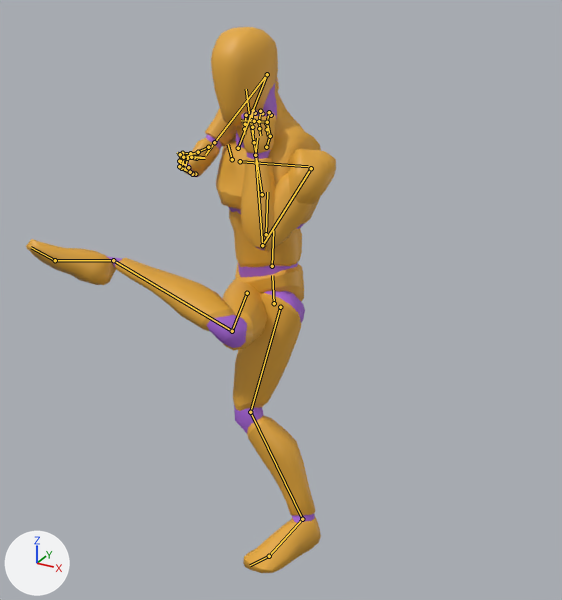
What one commit did to the glTF model public/models/quaternius/blender-kicks-core.glb.
The view is the same before and after, from a 50 mm camera at (1.199, -2.114, 1.926) aimed at (0.086, -0.09, 0.915). The lights are fixed; the arrows at lower left show +X, +Y and +Z. The first picture is the older version. Both versions are drawn at frame 14 of the action 'BF_RisingKick_R'; the numbers are the values there. The bones that change, and the others that lie on the model, are drawn over the model as lines.

In view in the first picture: 'Mannequin'.
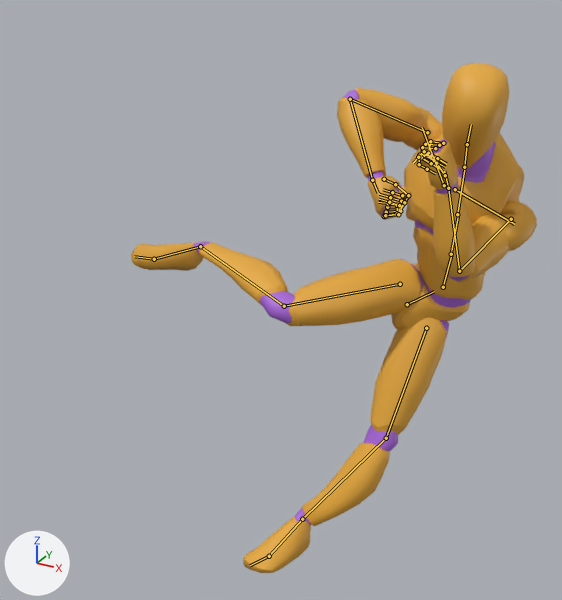
The change, as a list of edits to the scene's bpy script:
```text
Change bone_pelvis:
    where bone_pelvis = bpy.data.objects['Armature'].pose.bones['pelvis']  # child of 'root'
    bone_pelvis.location: (-0.013, -0.082, 0.03) -> (0.401, -0.122, -0.158)
    bone_pelvis.rotation_quaternion: (0.979, -0.111, -0.166, 0.042) -> (0.856, -0.189, 0.055, -0.478)  # degrees (-14, -18, 7) -> degrees (-22, -5, -57)
Change bone_spine_01:
    where bone_spine_01 = bpy.data.objects['Armature'].pose.bones['spine_01']  # child of 'pelvis'
    bone_spine_01.rotation_quaternion: (1.0, 0.0, 0.0, 0.0) -> (0.883, 0.183, -0.21, 0.377)  # degrees (0, 0, 0) -> degrees (11, -31, 43)
Change bone_spine_02:
    where bone_spine_02 = bpy.data.objects['Armature'].pose.bones['spine_02']  # child of 'spine_01'
    bone_spine_02.location: (0.013, -0.013, 0.042) -> (-0.001, -0.001, 0.006)
    bone_spine_02.rotation_quaternion: (0.996, 0.083, -0.013, 0.002) -> (0.994, 0.106, -0.013, 0.018)  # degrees (9, -1, 0) -> degrees (12, -2, 2)
Change bone_spine_03:
    where bone_spine_03 = bpy.data.objects['Armature'].pose.bones['spine_03']  # child of 'spine_02'
    bone_spine_03.location: (0.008, -0.003, 0.029) -> (0.0, 0.0, 0.006)
    bone_spine_03.rotation_quaternion: (0.992, 0.12, 0.027, -0.006) -> (0.995, 0.099, 0.007, -0.029)  # degrees (14, 3, 0) -> degrees (11, 1, -3)
Change bone_neck_01:
    where bone_neck_01 = bpy.data.objects['Armature'].pose.bones['neck_01']  # child of 'spine_03'
    bone_neck_01.rotation_quaternion: (0.995, -0.098, 0.0, 0.0) -> (0.998, -0.048, 0.041, -0.006)  # degrees (-11, 0, 0) -> degrees (-6, 5, -1)
Change bone_head:
    where bone_head = bpy.data.objects['Armature'].pose.bones['Head']  # child of 'neck_01'
    bone_head.rotation_quaternion: (0.994, 0.047, 0.096, 0.007) -> (0.968, 0.162, 0.184, -0.046)  # degrees (6, 11, 1) -> degrees (19, 22, -2)
Change bone_clavicle_l:
    where bone_clavicle_l = bpy.data.objects['Armature'].pose.bones['clavicle_l']  # child of 'spine_03'
    bone_clavicle_l.rotation_quaternion: (0.997, -0.045, -0.004, -0.055) -> (0.957, -0.266, 0.116, -0.026)  # degrees (-5, -1, -6) -> degrees (-32, 12, -7)
Change bone_upperarm_l:
    where bone_upperarm_l = bpy.data.objects['Armature'].pose.bones['upperarm_l']  # child of 'clavicle_l'
    bone_upperarm_l.rotation_quaternion: (0.659, 0.456, -0.045, -0.596) -> (0.711, 0.614, -0.178, -0.293)  # degrees (48, 29, -71) -> degrees (79, 6, -40)
Change bone_lowerarm_l:
    where bone_lowerarm_l = bpy.data.objects['Armature'].pose.bones['lowerarm_l']  # child of 'upperarm_l'
    bone_lowerarm_l.rotation_quaternion: (0.331, 0.943, 0.001, 0.027) -> (0.679, 0.73, 0.032, 0.071)  # degrees (141, -3, 1) -> degrees (94, -3, 8)
Change bone_hand_l:
    where bone_hand_l = bpy.data.objects['Armature'].pose.bones['hand_l']  # child of 'lowerarm_l'
    bone_hand_l.rotation_quaternion: (0.993, 0.115, 0.007, -0.026) -> (0.993, 0.069, 0.007, -0.09)  # degrees (13, 1, -3) -> degrees (8, 1, -10)
Change bone_clavicle_r:
    where bone_clavicle_r = bpy.data.objects['Armature'].pose.bones['clavicle_r']  # child of 'spine_03'
    bone_clavicle_r.rotation_quaternion: (0.998, -0.044, 0.007, -0.049) -> (0.965, 0.206, 0.158, -0.02)  # degrees (-5, 1, -6) -> degrees (24, 18, 2)
Change bone_upperarm_r:
    where bone_upperarm_r = bpy.data.objects['Armature'].pose.bones['upperarm_r']  # child of 'clavicle_r'
    bone_upperarm_r.rotation_quaternion: (-0.436, -0.192, -0.264, 0.838) -> (0.619, 0.202, 0.719, 0.243)  # degrees (-19, 34, -131) -> degrees (101, 52, 104)
Change bone_lowerarm_r:
    where bone_lowerarm_r = bpy.data.objects['Armature'].pose.bones['lowerarm_r']  # child of 'upperarm_r'
    bone_lowerarm_r.rotation_quaternion: (0.355, 0.924, -0.046, 0.135) -> (0.503, -0.304, -0.005, 0.809)  # degrees (138, -16, 1) -> degrees (-21, 29, 111)
Change bone_thigh_l:
    where bone_thigh_l = bpy.data.objects['Armature'].pose.bones['thigh_l']  # child of 'pelvis'
    bone_thigh_l.rotation_quaternion: (0.821, -0.061, 0.566, 0.041) -> (0.439, 0.237, 0.833, -0.239)  # degrees (-9, 69, 0) -> degrees (21, 122, -20)
Change bone_calf_l:
    where bone_calf_l = bpy.data.objects['Armature'].pose.bones['calf_l']  # child of 'thigh_l'
    bone_calf_l.rotation_quaternion: (0.941, 0.321, -0.103, 0.044) -> (0.966, -0.257, 0.041, 0.003)  # degrees (38, -13, 1) -> degrees (-30, 5, -1)
Change bone_foot_l:
    where bone_foot_l = bpy.data.objects['Armature'].pose.bones['foot_l']  # child of 'calf_l'
    bone_foot_l.rotation_quaternion: (0.886, -0.152, -0.347, -0.266) -> (0.708, 0.373, -0.323, -0.505)  # degrees (-7, -44, -31) -> degrees (59, -5, -74)
Change bone_thigh_r:
    where bone_thigh_r = bpy.data.objects['Armature'].pose.bones['thigh_r']  # child of 'pelvis'
    bone_thigh_r.rotation_quaternion: (-0.098, -0.41, -0.721, 0.55) -> (0.84, 0.0, -0.487, 0.238)  # degrees (62, 144, -37) -> degrees (-24, -55, 44)
Change bone_calf_r:
    where bone_calf_r = bpy.data.objects['Armature'].pose.bones['calf_r']  # child of 'thigh_r'
    bone_calf_r.rotation_quaternion: (0.615, 0.703, 0.215, -0.285) -> (0.82, 0.477, 0.309, -0.072)  # degrees (96, 42, -4) -> degrees (64, 35, 12)
Change bone_foot_r:
    where bone_foot_r = bpy.data.objects['Armature'].pose.bones['foot_r']  # child of 'calf_r'
    bone_foot_r.rotation_quaternion: (-0.401, -0.261, -0.868, -0.132) -> (-0.795, -0.008, -0.594, 0.122)  # degrees (-34, 141, -46) -> degrees (-24, 71, -35)
```

Boxes (x1, y1, x2, y2) around the edits, measured in the pictures (562 x 600 px):
'Mannequin', posed (31% wider, 7% shorter): before (26, 27, 336, 573); after (131, 63, 537, 573)
bone 'pelvis', root to tip: before (274, 303) to (272, 275); after (407, 304) to (434, 291)
bone 'spine_01', root to tip: before (272, 266) to (273, 230); after (443, 287) to (452, 253)
bone 'spine_02', root to tip: before (266, 234) to (267, 192); after (451, 254) to (458, 214)
bone 'spine_03', root to tip: before (262, 194) to (254, 145); after (457, 214) to (464, 170)
bone 'neck_01', root to tip: before (254, 142) to (249, 116); after (464, 167) to (467, 144)
bone 'Head', root to tip: before (249, 116) to (246, 89); after (467, 144) to (471, 124)
bone 'clavicle_l', root to tip: before (240, 161) to (308, 166); after (455, 189) to (514, 224)
bone 'upperarm_l', root to tip: before (311, 168) to (262, 245); after (511, 219) to (459, 271)
bone 'lowerarm_l', root to tip: before (262, 245) to (255, 155); after (459, 271) to (448, 188)
bone 'hand_l', root to tip: before (255, 155) to (257, 138); after (448, 188) to (444, 171)
bone 'clavicle_r', root to tip: before (232, 159) to (228, 144); after (444, 185) to (422, 127)
bone 'upperarm_r', root to tip: before (238, 148) to (267, 74); after (427, 132) to (350, 99)
bone 'lowerarm_r', root to tip: before (267, 74) to (214, 142); after (350, 99) to (372, 180)
bone 'thigh_l', root to tip: before (280, 307) to (250, 412); after (426, 328) to (386, 438)
bone 'calf_l', root to tip: before (250, 412) to (302, 519); after (386, 438) to (302, 519)
bone 'thigh_r', root to tip: before (247, 293) to (232, 331); after (400, 284) to (284, 306)
bone 'calf_r', root to tip: before (232, 331) to (113, 260); after (284, 306) to (200, 246)
bone 'foot_r', root to tip: before (113, 260) to (55, 260); after (200, 246) to (154, 259)
